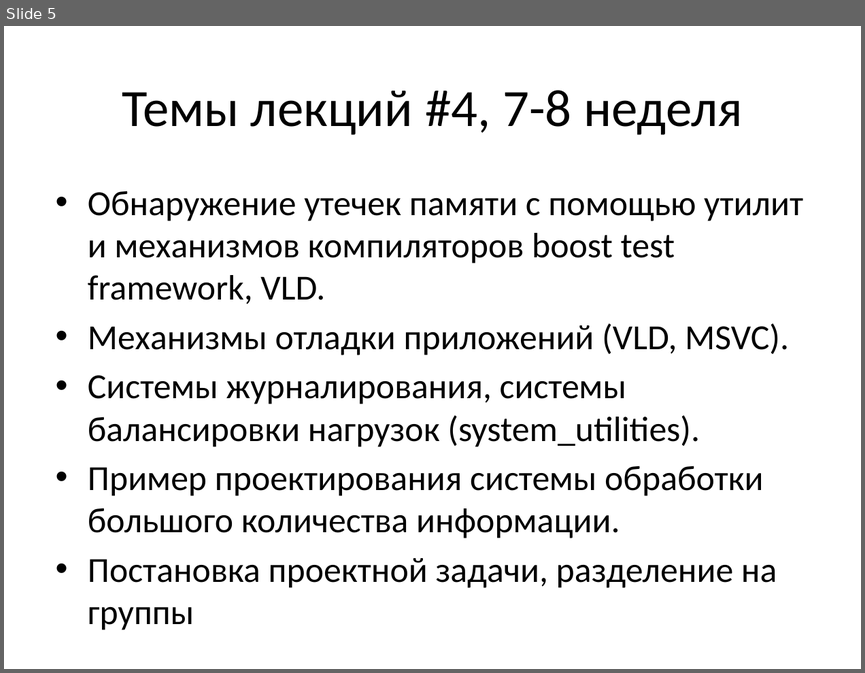
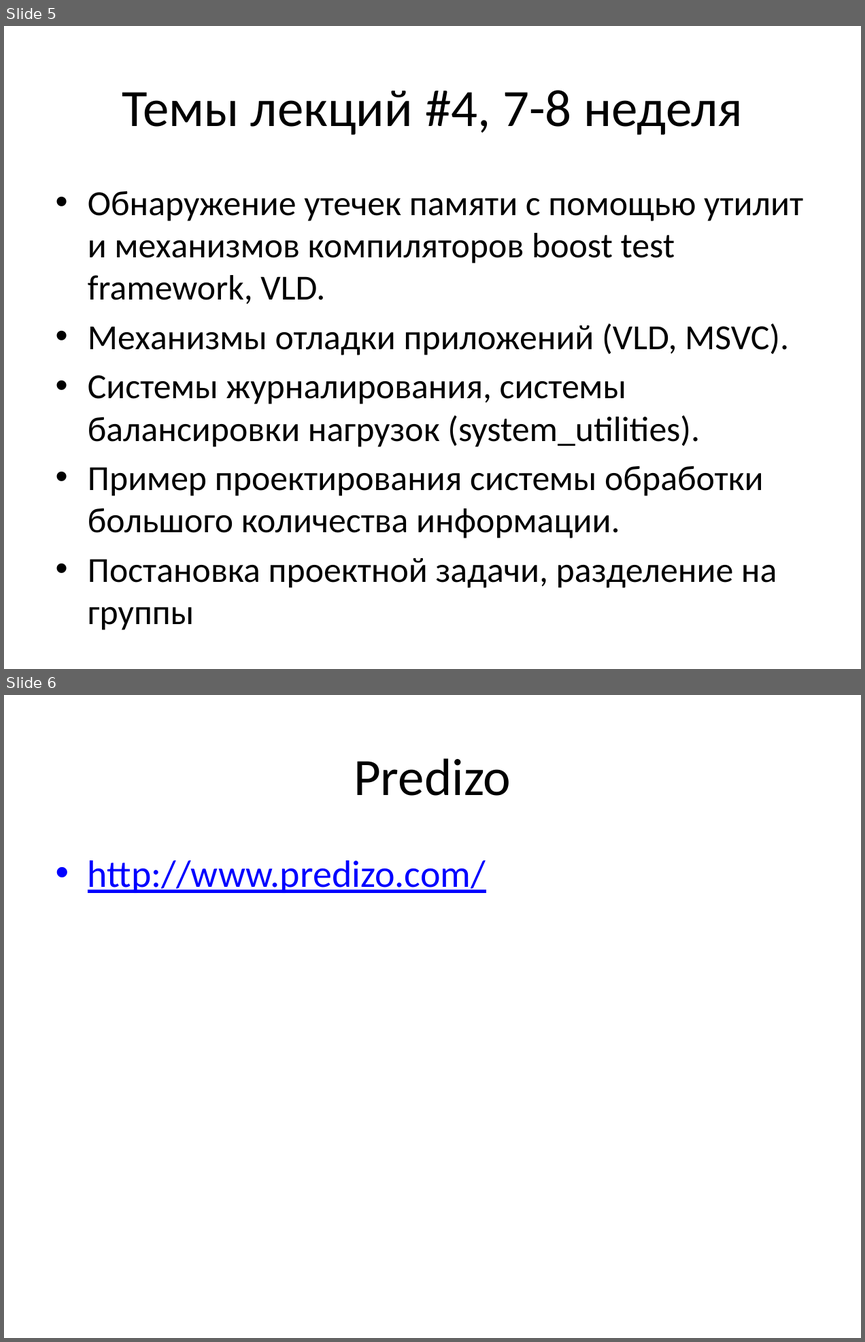
Before and after one commit to tscherkas/cpp_craft_1013, a slide deck: lections/cpp_craft_lec_1_part_1.pptx. Shown one above the other, each under a label of ours: slide 5 before the commit, slides 5 and 6 after it. The pictures are 865x673 and 865x1342 pixels, drawn with LibreOffice and Linux fonts; fonts in the diff are those of the drawing. Boxes give left, top, right and bottom in pixels: in the first picture for what was removed or moved away, otherwise in the second. Text is boxed around its words. In the diff, an @@ line names an element or a change of style, - is before the commit and + after.

```diff
--- a/lections/cpp_craft_lec_1_part_1.pptx
+++ b/lections/cpp_craft_lec_1_part_1.pptx
@@ slide 6 added at (x1=4, y1=695, x2=861, y2=1338), background #FFFFFF @@
@@ title added at (x1=354, y1=758, x2=511, y2=796), 44 pt, text #000000 @@
+Predizo
@@ text added at (x1=88, y1=860, x2=485, y2=893), 32 pt, text #0000FF, underline @@
+• http://www.predizo.com/
```
Also in this commit, not shown: 2 other slides added, 1 slide removed, 10 other files.
